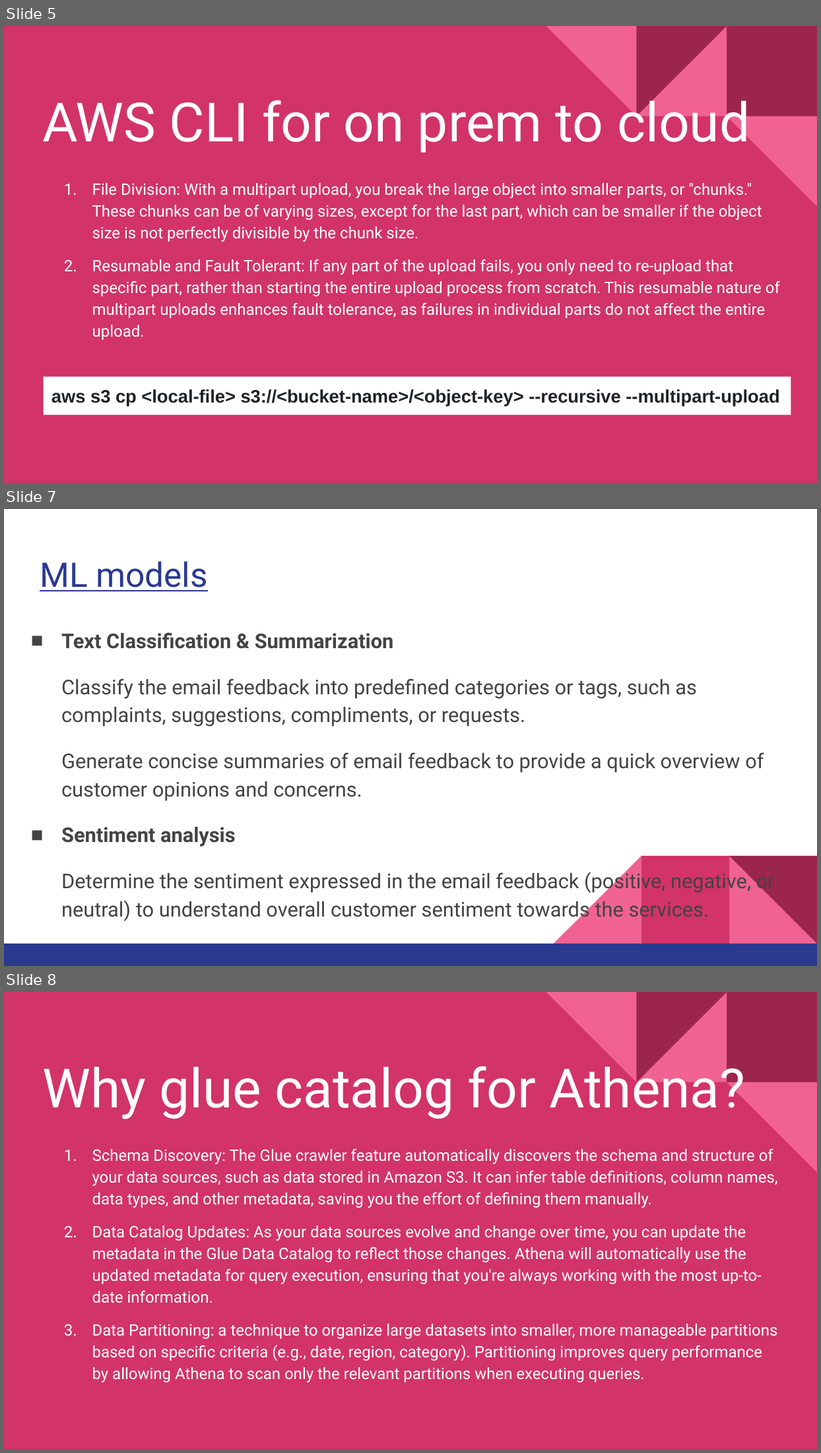
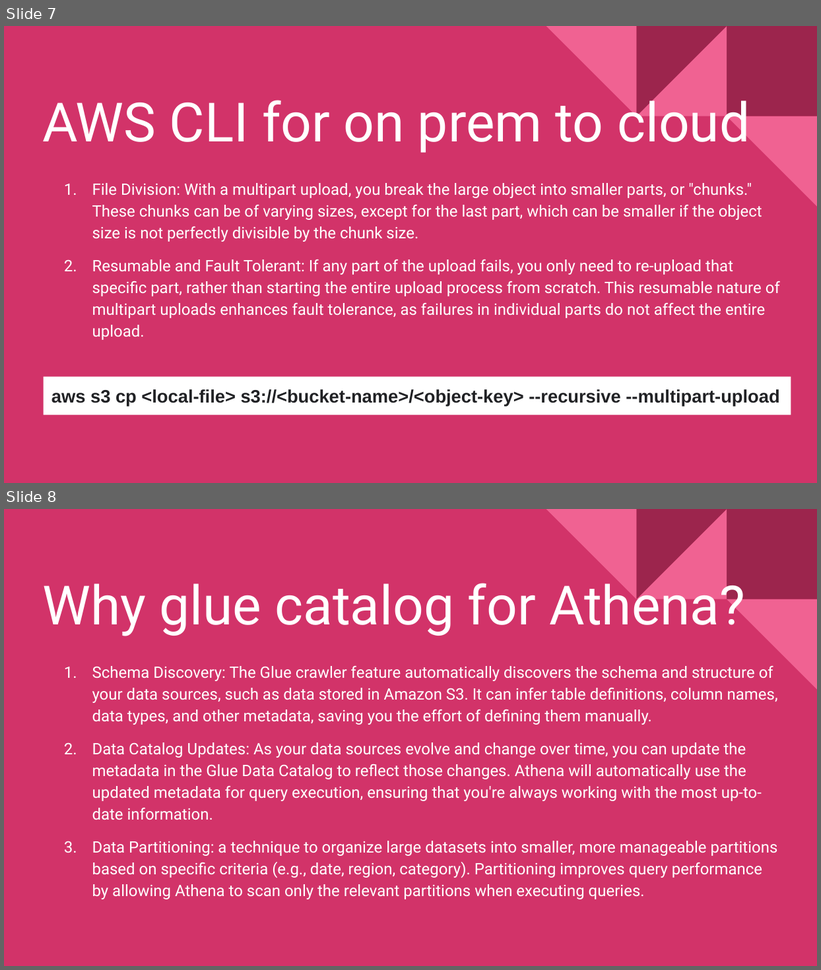
Before and after one commit to gayathri246p/homeworks, a slide deck: Project use case.pptx. Shown one above the other, each under a label of ours: slides 5, 7 and 8 before the commit, slides 7 and 8 after it; the slides between them are not shown. The pictures are 821x1453 and 821x970 pixels, drawn with LibreOffice and Linux fonts; fonts in the diff are those of the drawing. Boxes give left, top, right and bottom in pixels: in the first picture for what was removed or moved away, otherwise in the second. Text is boxed around its words. In the diff, an @@ line names an element or a change of style, - is before the commit and + after.

```diff
--- a/Project use case.pptx
+++ b/Project use case.pptx
@@ slide 7 removed at <box>4,509,817,966</box>, background #FFFFFF @@
@@ title removed at <box>40,561,207,591</box> @@
-ML models
@@ text removed at <box>61,632,775,922</box> @@
-■ Text Classification & Summarization
-Classify the email feedback into predefined categories or tags, such as complaints, suggestions, compliments, or requests.
-Generate concise summaries of email feedback to provide a quick overview of customer opinions and concerns.
-■ Sentiment analysis
-Determine the sentiment expressed in the email feedback (positive, negative, or neutral) to understand overall customer sentiment towards the services.
@@ group removed at <box>4,856,817,966</box>: 3 right triangles, 2 rectangles @@
@@ what was slide 5 is now slide 7 @@
```
Also in this commit, not shown: 2 slides changed, 2 slides added, 1 other slide removed.
